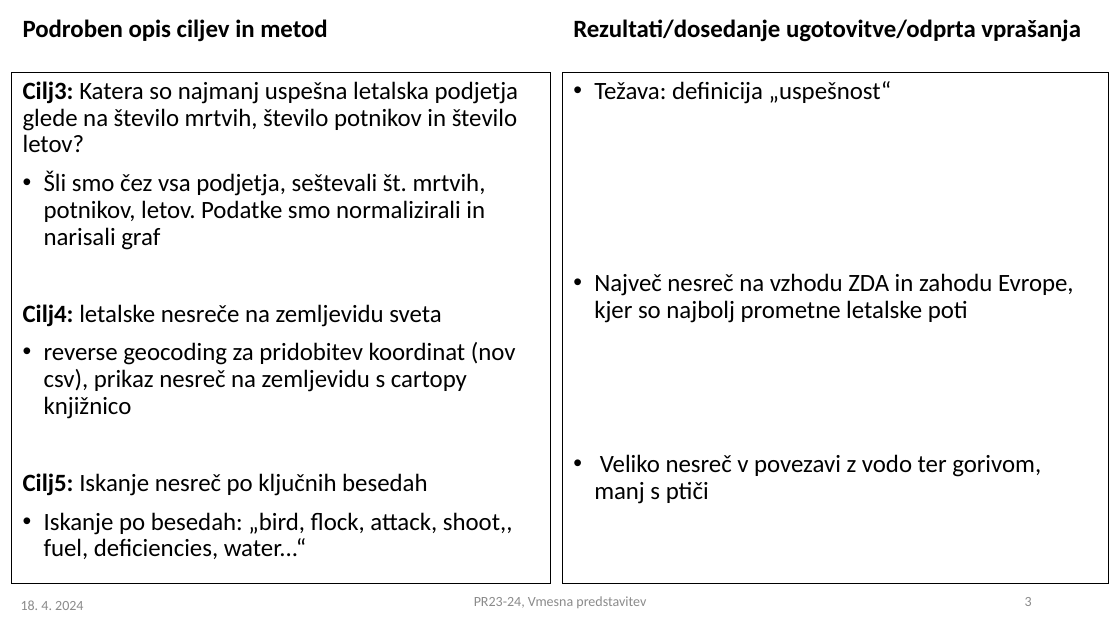
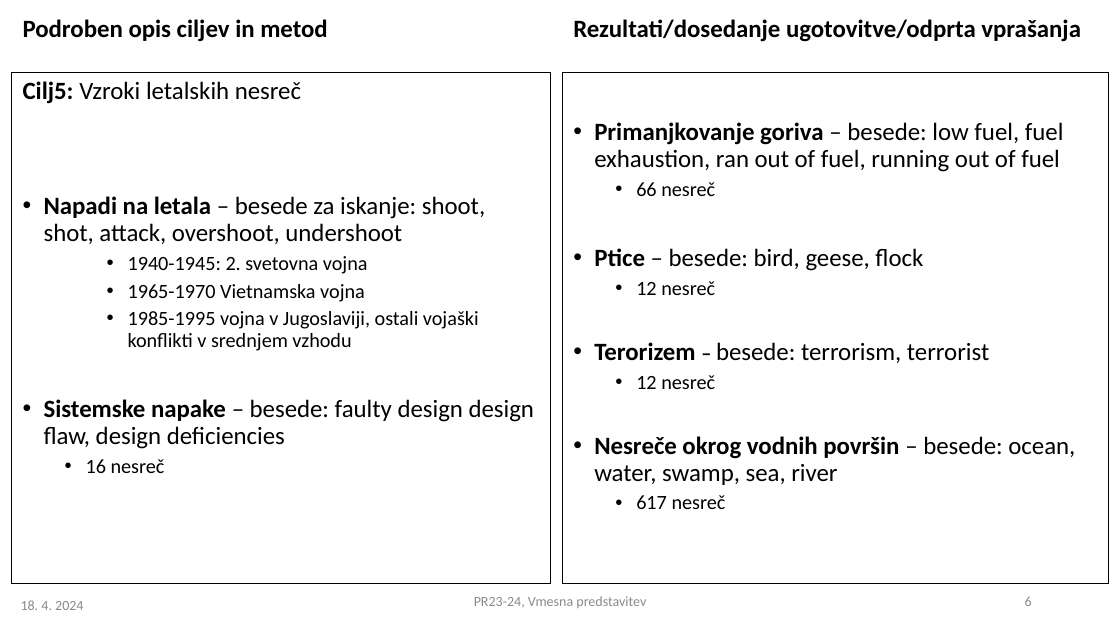
Before and after one commit to aljaztravnik/PR24ATJSBDKJNK, a slide deck: slide 6 of PR2023-24_vmesna_7.pptx (slide 3 before the commit). Drawn at 1120x630 pixels with LibreOffice and Linux fonts; fonts in the diff are those of the drawing. Boxes give left, top, right and bottom in pixels: in the first picture for what was removed or moved away, otherwise in the second. Text is boxed around its words. In the diff, an @@ line names an element or a change of style, - is before the commit and + after.

```diff
--- a/PR2023-24_vmesna_7.pptx
+++ b/PR2023-24_vmesna_7.pptx
@@ text at (x1=23, y1=81, x2=534, y2=473): text changed @@
-Cilj3: Katera so najmanj uspešna letalska podjetja glede na število mrtvih, število potnikov in število letov?
-• Šli smo čez vsa podjetja, seštevali št. mrtvih, potnikov, letov. Podatke smo normalizirali in narisali graf
-Cilj4: letalske nesreče na zemljevidu sveta
-• reverse geocoding za pridobitev koordinat (nov csv), prikaz nesreč na zemljevidu s cartopy knjižnico
-Cilj5: Iskanje nesreč po ključnih besedah
-• Iskanje po besedah: „bird, flock, attack, shoot,, fuel, deficiencies, water...“
+Cilj5: Vzroki letalskih nesreč
+• Napadi na letala – besede za iskanje: shoot, shot, attack, overshoot, undershoot
+    • 1940-1945: 2. svetovna vojna
+    • 1965-1970 Vietnamska vojna
+    • 1985-1995 vojna v Jugoslaviji, ostali vojaški konflikti v srednjem vzhodu
+• Sistemske napake – besede: faulty design design flaw, design deficiencies
+  • 16 nesreč
@@ text at (x1=594, y1=122, x2=1075, y2=509): text changed @@
-• Težava: definicija „uspešnost“
-• Največ nesreč na vzhodu ZDA in zahodu Evrope, kjer so najbolj prometne letalske poti
-• Veliko nesreč v povezavi z vodo ter gorivom, manj s ptiči
+• Primanjkovanje goriva – besede: low fuel, fuel exhaustion, ran out of fuel, running out of fuel
+  • 66 nesreč
+• Ptice – besede: bird, geese, flock
+  • 12 nesreč
+• Terorizem – besede: terrorism, terrorist
+  • 12 nesreč
+• Nesreče okrog vodnih površin – besede: ocean, water, swamp, sea, river
+  • 617 nesreč
@@ page number at (x1=1025, y1=596, x2=1032, y2=606): text changed @@
-3
+6
```
Also in this commit, not shown: 2 other slides changed, 6 slides added, 1 other file.
